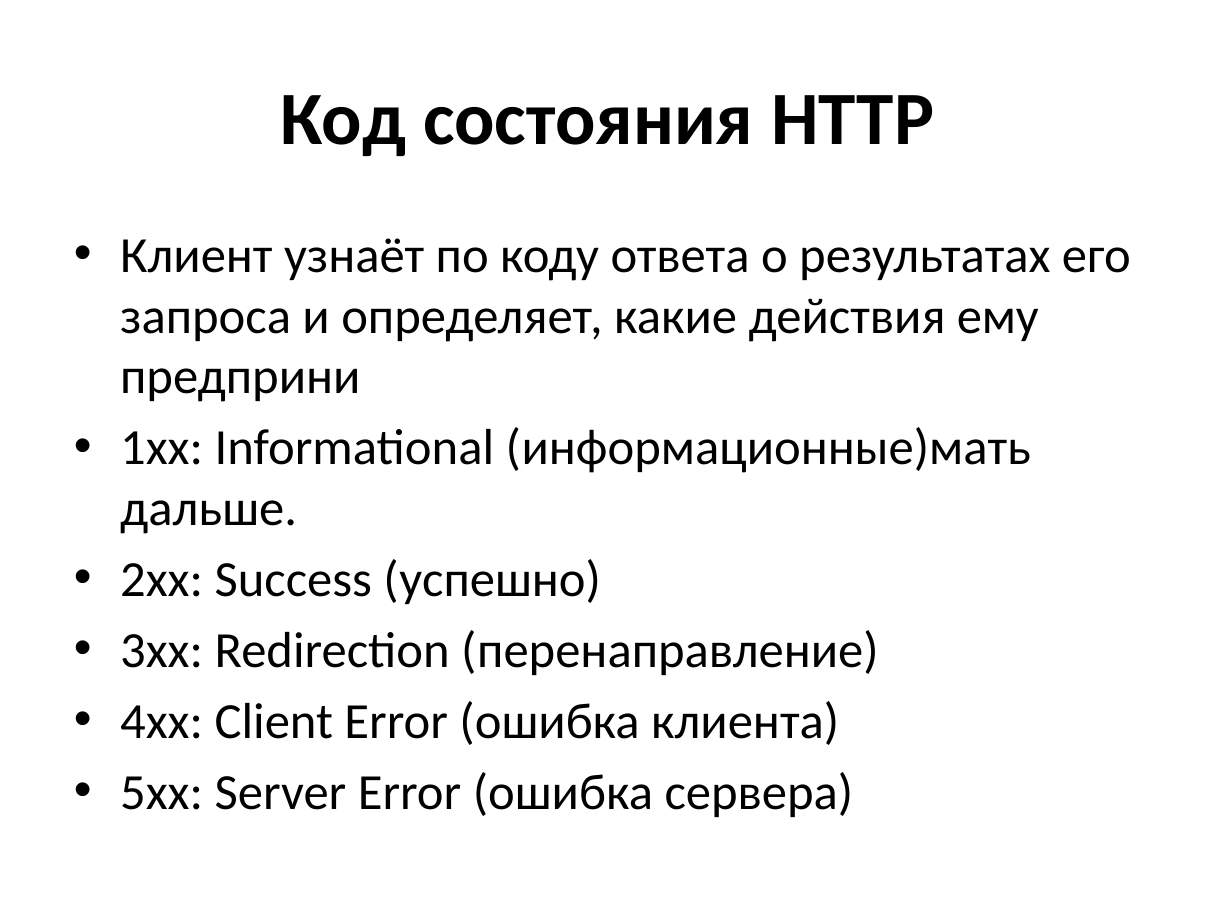
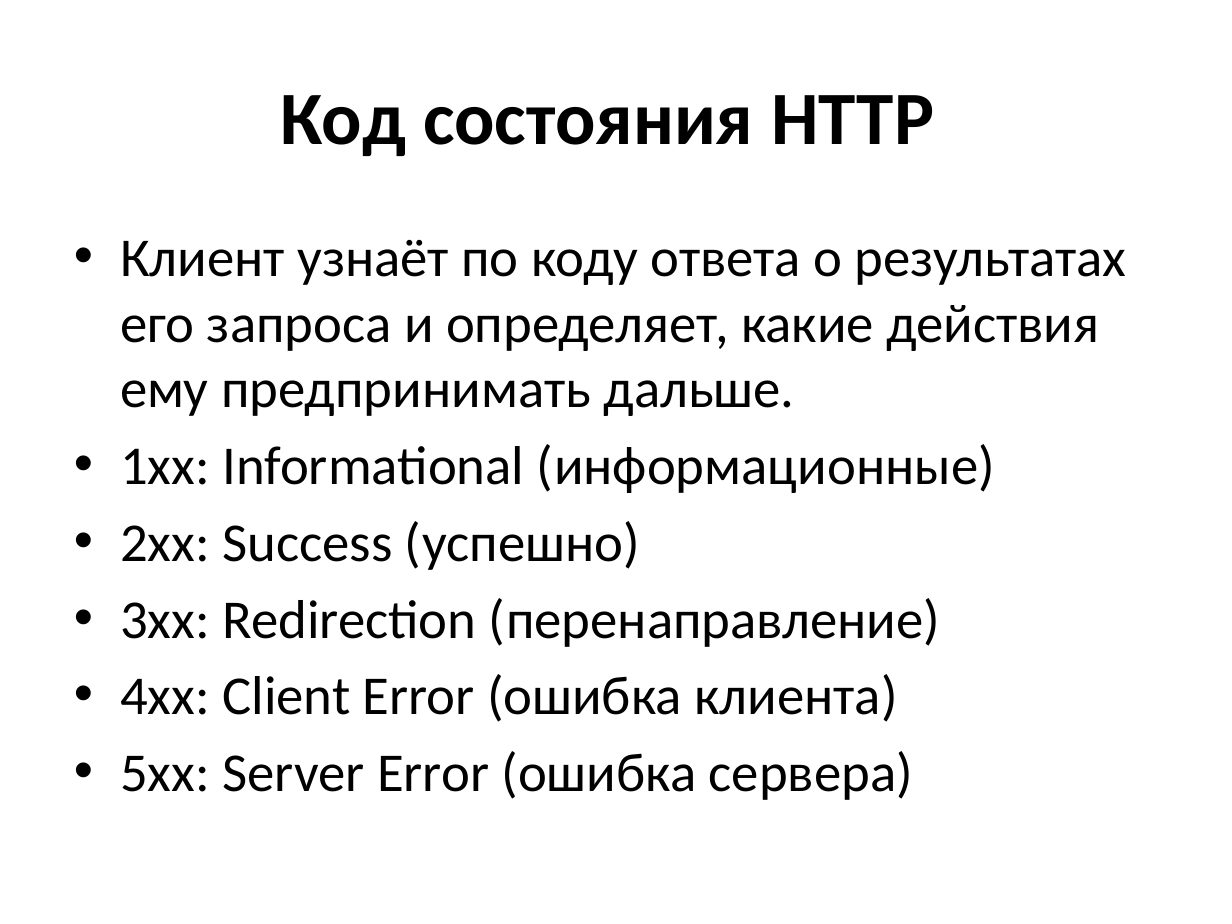
Before and after one commit to alatestred/test2, a slide deck: slide 5 of javaEE/git.pptx. Drawn at 1232x924 pixels with LibreOffice and Linux fonts; fonts in the diff are those of the drawing. Boxes give left, top, right and bottom in pixels: in the first picture for what was removed or moved away, otherwise in the second. Text is boxed around its words. In the diff, an @@ line names an element or a change of style, - is before the commit and + after.

```diff
--- a/javaEE/git.pptx
+++ b/javaEE/git.pptx
@@ text at [120,239,1127,493]: text changed; size 29.6 to 32 pt @@
-• Клиент узнаёт по коду ответа о результатах его запроса и определяет, какие действия ему предприни
-• 1xx: Informational (информационные)мать дальше.
+• Клиент узнаёт по коду ответа о результатах его запроса и определяет, какие действия ему предпринимать дальше.
+• 1xx: Informational (информационные)
@@ text at [120,521,940,800]: size 29.6 to 32 pt in "2xx: Success (успешно)", "3xx: Redirection (перенаправление)", "4xx: Client Error (ошибка клиента)", "5xx: Server Error (ошибка сервера)" @@
```
Also in this commit, not shown: 1 other file.
